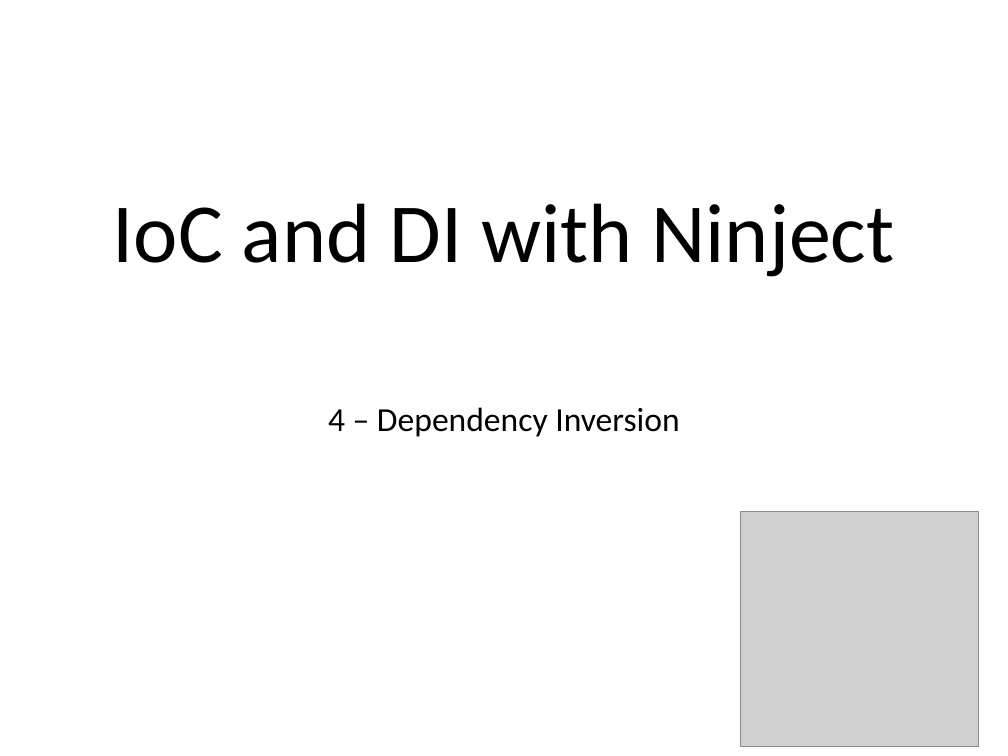
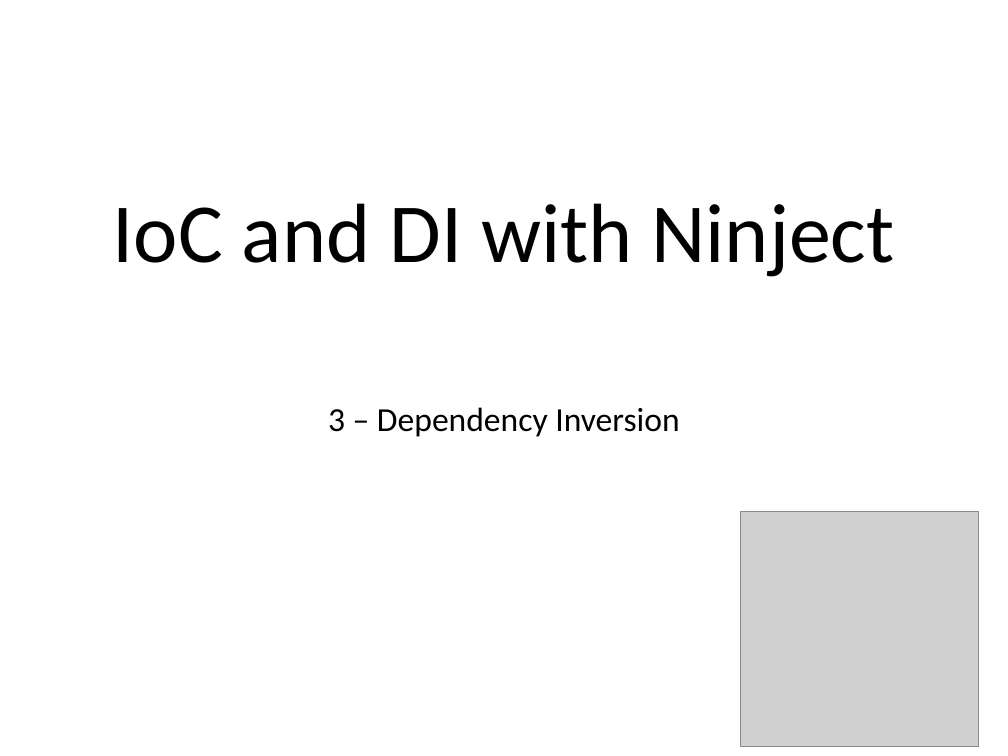
Before and after one commit to SeamlessThingies-Learn-DotNet3Day/DotNetProgramming, a slide deck: slide 1 of Slides/Ninject/3 - Dependency Injection.pptx. Drawn at 1008x756 pixels with LibreOffice and Linux fonts; fonts in the diff are those of the drawing; grey boxes stand for pictures. Boxes give left, top, right and bottom in pixels: in the first picture for what was removed or moved away, otherwise in the second. Text is boxed around its words. In the diff, an @@ line names an element or a change of style, - is before the commit and + after.

```diff
--- a/Slides/Ninject/3 - Dependency Injection.pptx
+++ b/Slides/Ninject/3 - Dependency Injection.pptx
@@ subtitle at [328,407,679,437]: text changed @@
-4 – Dependency Inversion
+3 – Dependency Inversion
```
Also in this commit, not shown: 5 other files.
